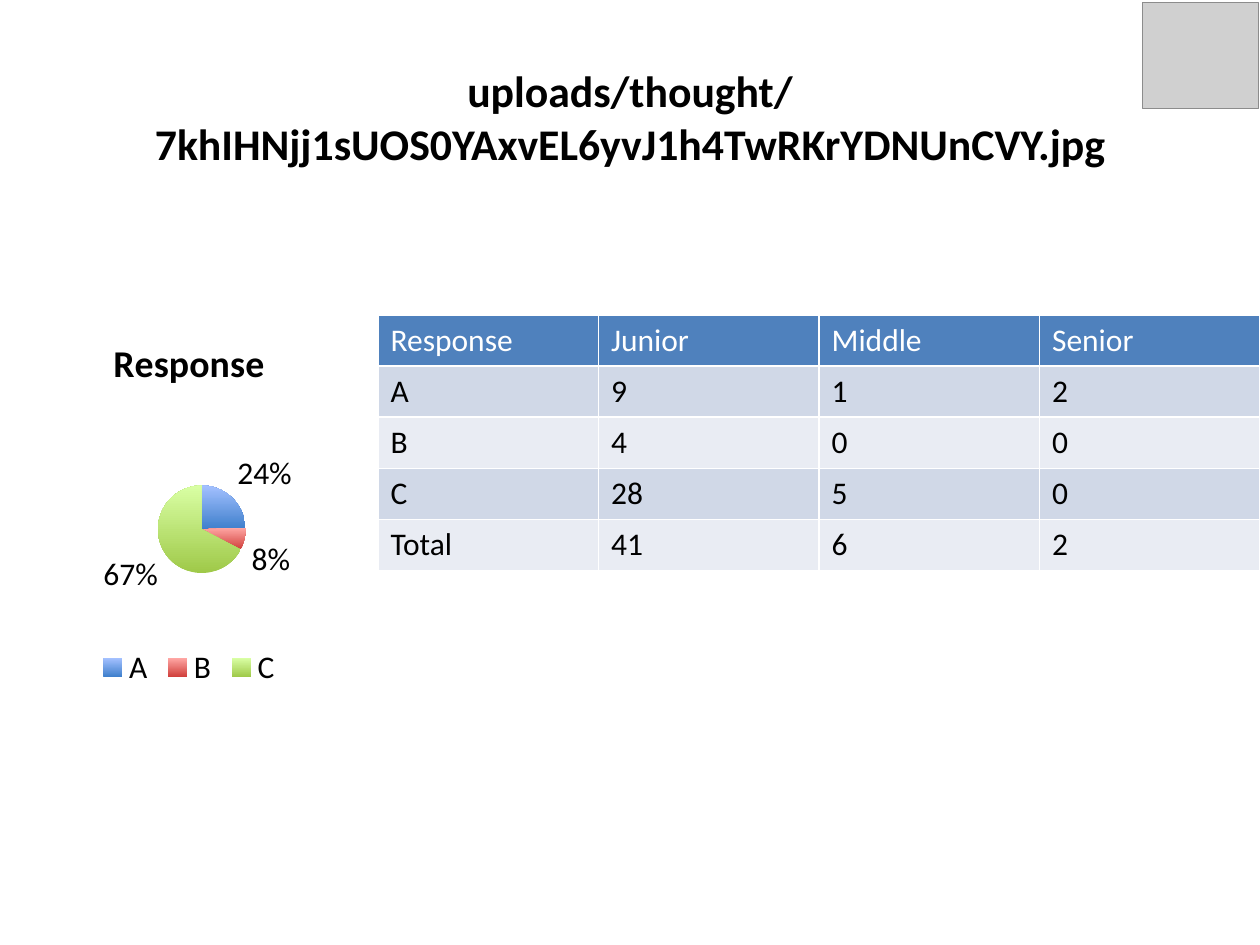
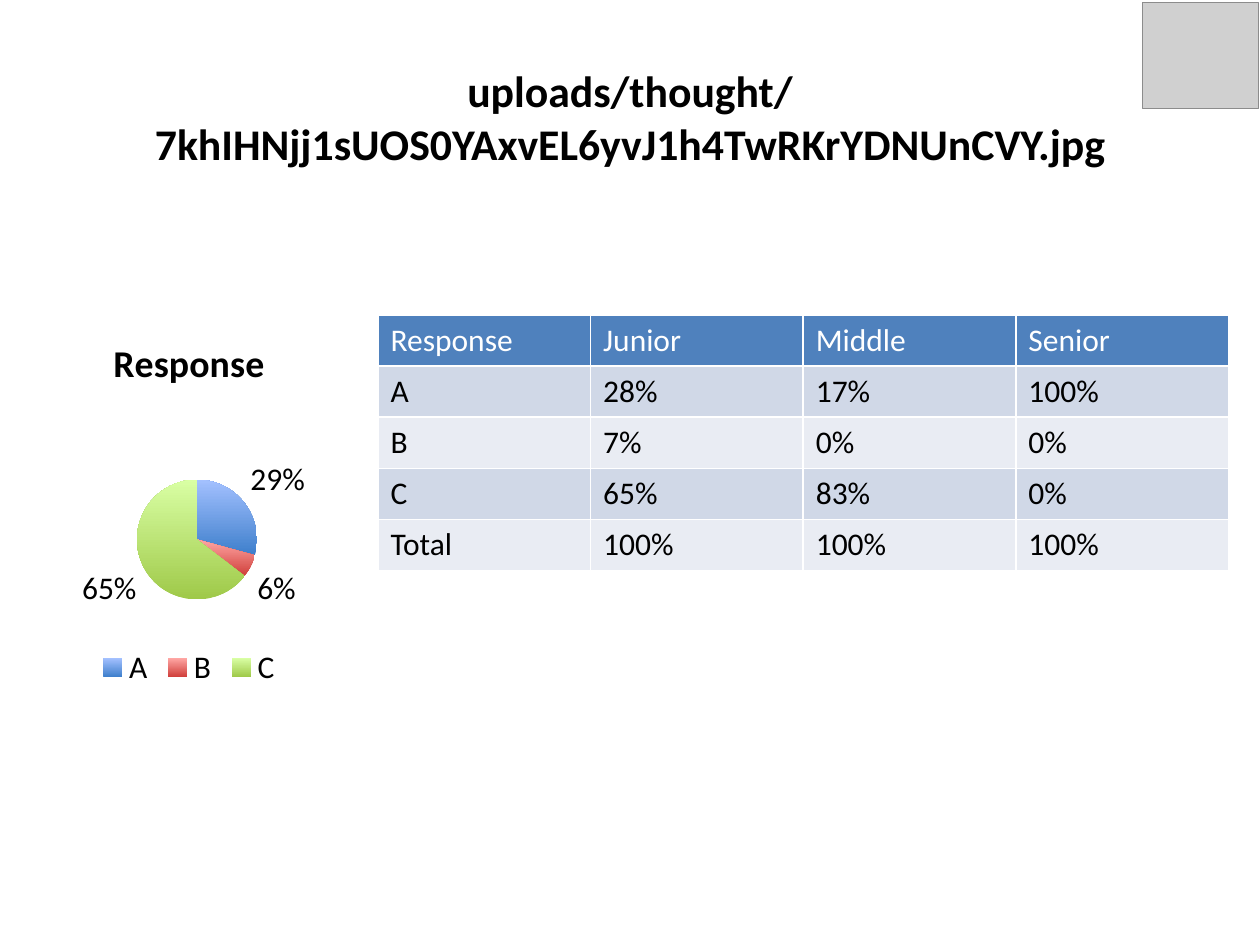
Before and after one commit to taranag/CodeProjects, a slide deck: slide 9 of FlaskApp/generated/Company51ByLevelFrom2022-06-01To2022-06-21.pptx (slide 8 before the commit). Drawn at 1260x945 pixels with LibreOffice and Linux fonts; fonts in the diff are those of the drawing; grey boxes stand for pictures. Boxes give left, top, right and bottom in pixels: in the first picture for what was removed or moved away, otherwise in the second. Text is boxed around its words. In the diff, an @@ line names an element or a change of style, - is before the commit and + after.

```diff
--- a/FlaskApp/generated/Company51ByLevelFrom2022-06-01To2022-06-21.pptx
+++ b/FlaskApp/generated/Company51ByLevelFrom2022-06-01To2022-06-21.pptx
@@ pie chart at [0,315,378,693] @@
@@ Response, A: 0.24 to 0.29 @@
@@ Response, B: 0.08 to 0.06 @@
@@ Response, C: 0.67 to 0.65 @@
@@ table at [378,315,1230,567] @@
-row 2: A | 9 | 1 | 2
+row 2: A | 28% | 17% | 100%
-row 3: B | 4 | 0 | 0
+row 3: B | 7% | 0% | 0%
-row 4: C | 28 | 5 | 0
+row 4: C | 65% | 83% | 0%
-row 5: Total | 41 | 6 | 2
+row 5: Total | 100% | 100% | 100%
@@ table: place and size @@
-table at [378,315,1260,567]
+table at [378,315,1230,567]
```
Also in this commit, not shown: 3 other slides changed, 5 slides added, 6 slides removed, 12 other files.
